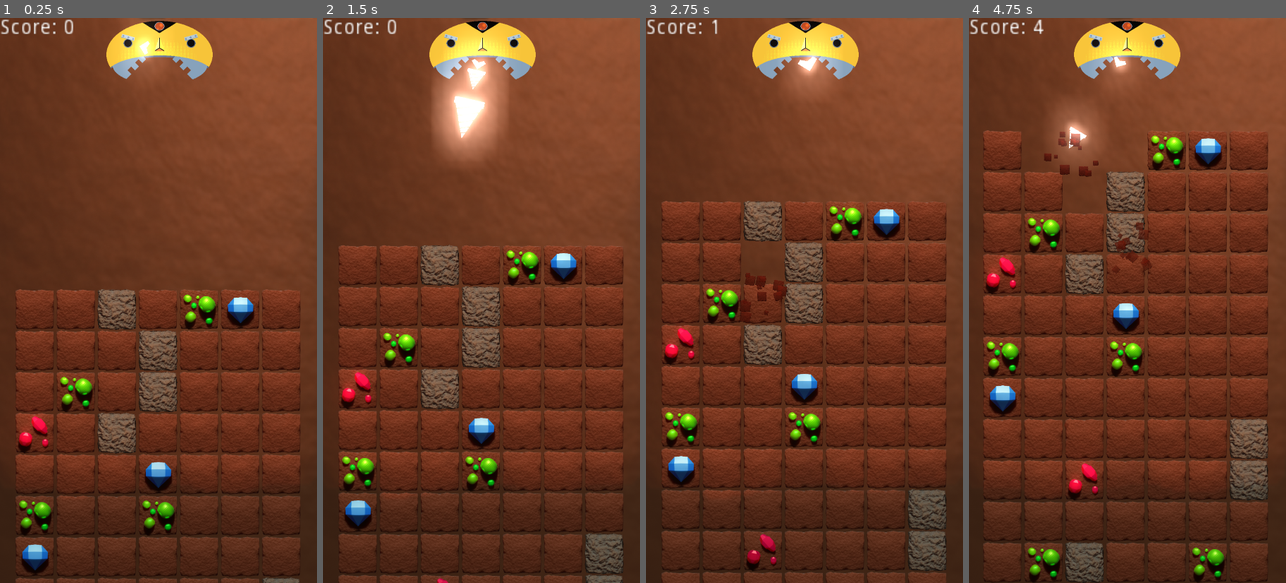
Above: before the commit, frames 1-4 (left to right).
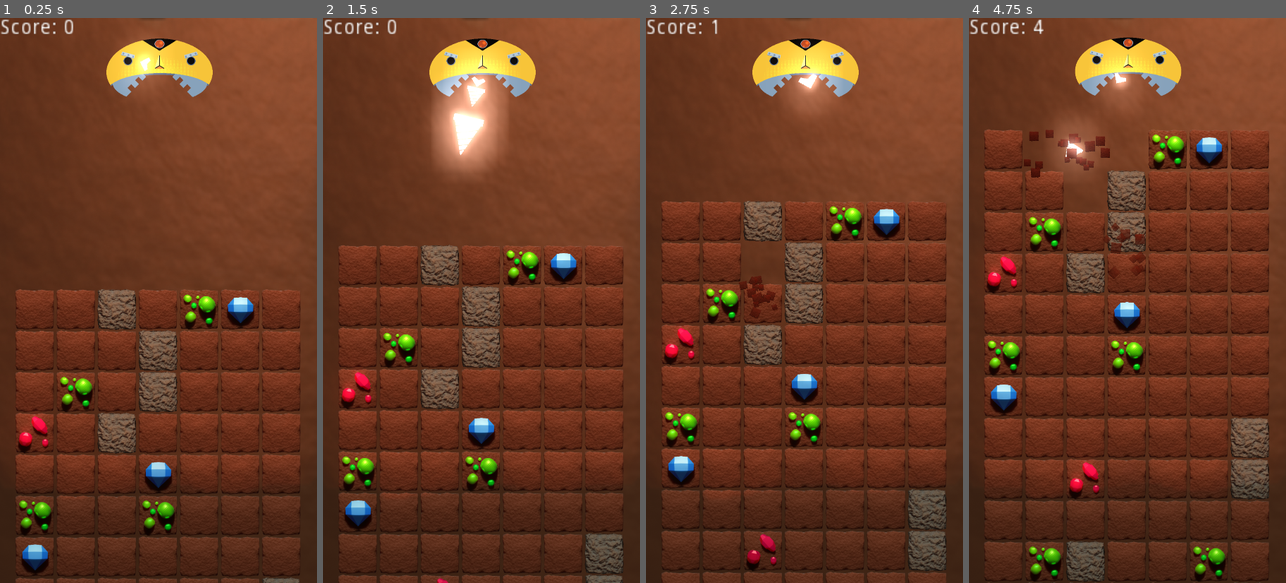
Above: after the commit, the same moments.

Repository: Maxic/arcade
Game: Godot game, scene res://main.tscn
The game is run twice, just before and just after one commit, with the same random seed, the same clock (stepped at 60 frames per second) and the same inputs.
Inputs (mouse positions are in pixels of both pictures, inside the frame that each line leads up to):
- Up to frame 1 (0.25 s): no input
- Up to frame 2 (1.5 s): move the mouse to (551, 272) at 0.52 s; press the mouse at (551, 272) at 0.53 s; move the mouse to (418, 328) at 1.27 s; release the mouse at (418, 328) at 1.28 s; click (418, 328) at 1.35 s
- Up to frame 3 (2.75 s): move the mouse to (836, 176) at 2.02 s; press the mouse at (836, 176) at 2.03 s
- Up to frame 4 (4.75 s): move the mouse to (1111, 413) at 2.77 s; release the mouse at (1111, 413) at 2.78 s; click (1111, 413) at 2.85 s; move the mouse to (1222, 385) at 3.52 s; press the mouse at (1222, 385) at 3.53 s; move the mouse to (1032, 215) at 4.27 s; release the mouse at (1032, 215) at 4.28 s; click (1032, 215) at 4.35 s

The runs differ from the first frame. In frame 1, 3.0% of the frame differs, in the area x 33-68%, y 0-14%; in frame 2, 5.1%; in frame 3, 3.8%; in frame 4, 13%, in the area x 4-95%, y 0-100%.

Commit message:
Bigger body and gem queuefree

Diff:
--- a/scenes/bot.tscn
+++ b/scenes/bot.tscn
@@ -7,12 +7,13 @@
 [ext_resource path="res://assets/robody.png" type="Texture" id=5]
 
 [node name="head" type="Sprite"]
-light_mask = 2
+light_mask = 0
 position = Vector2( 0, 1 )
 texture = ExtResource( 3 )
 script = ExtResource( 4 )
 
 [node name="body" type="Sprite" parent="."]
+light_mask = 0
 position = Vector2( 0, -80 )
 z_index = -1
 texture = ExtResource( 5 )
--- a/scenes/gem_diamond.tscn
+++ b/scenes/gem_diamond.tscn
@@ -1,7 +1,7 @@
 [gd_scene load_steps=3 format=2]
 
 [ext_resource path="res://assets/gem_diamond.png" type="Texture" id=1]
-[ext_resource path="res://script/gem_diamond.gd" type="Script" id=2]
+[ext_resource path="res://script/gem.gd" type="Script" id=2]
 
 [node name="Sprite" type="Sprite"]
 texture = ExtResource( 1 )
--- a/scenes/gem_emerald.tscn
+++ b/scenes/gem_emerald.tscn
@@ -1,7 +1,7 @@
 [gd_scene load_steps=3 format=2]
 
 [ext_resource path="res://assets/gem_emerald.png" type="Texture" id=1]
-[ext_resource path="res://script/gem_diamond.gd" type="Script" id=2]
+[ext_resource path="res://script/gem.gd" type="Script" id=2]
 
 [node name="Sprite" type="Sprite"]
 position = Vector2( 0, -2.99664 )
--- a/scenes/gem_ruby.tscn
+++ b/scenes/gem_ruby.tscn
@@ -1,7 +1,7 @@
 [gd_scene load_steps=3 format=2]
 
 [ext_resource path="res://assets/gem_ruby.png" type="Texture" id=1]
-[ext_resource path="res://script/gem_diamond.gd" type="Script" id=2]
+[ext_resource path="res://script/gem.gd" type="Script" id=2]
 
 [node name="Sprite" type="Sprite"]
 texture = ExtResource( 1 )
--- a/script/bot.gd
+++ b/script/bot.gd
@@ -5,7 +5,7 @@
 
 func _ready():
 	var x_pos = get_viewport().size.x / 2
-	var y_pos = get_viewport().size.y / 16
+	var y_pos = (get_viewport().size.y - get_viewport().size.y) + 180
 	global_position = Vector2(x_pos, y_pos)
 
 func _physics_process(delta):
--- a/script/gem_diamond.gd
+++ b/script/gem.gd
@@ -19,3 +19,5 @@
 	if delta_sum > 1.5:
 		t += delta * 0.4
 		global_position = global_position.linear_interpolate(Vector2(0,0), t)
+		if global_position == Vector2(0,0):
+			queue_free()
Binary file changed: assets/robody.png
